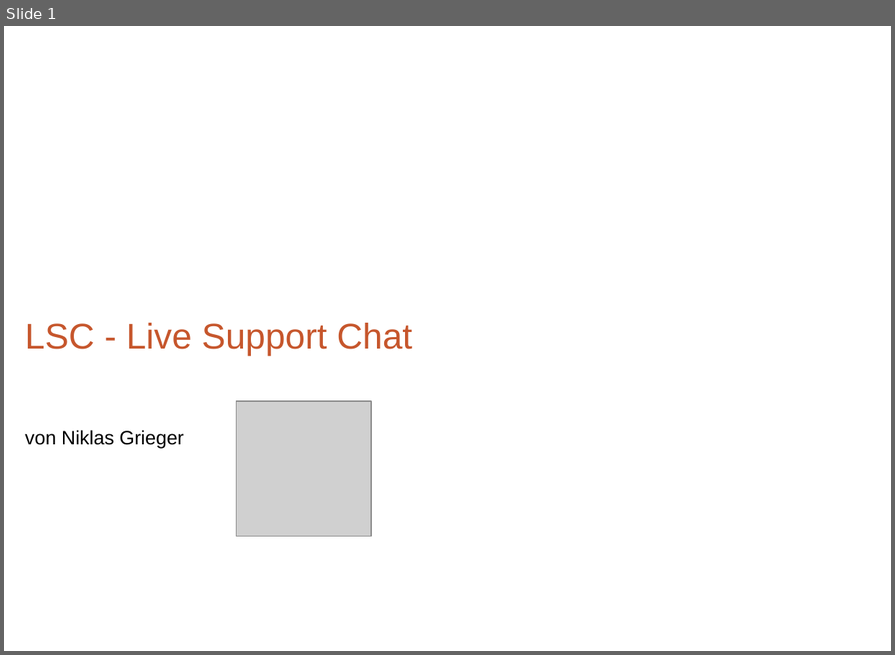
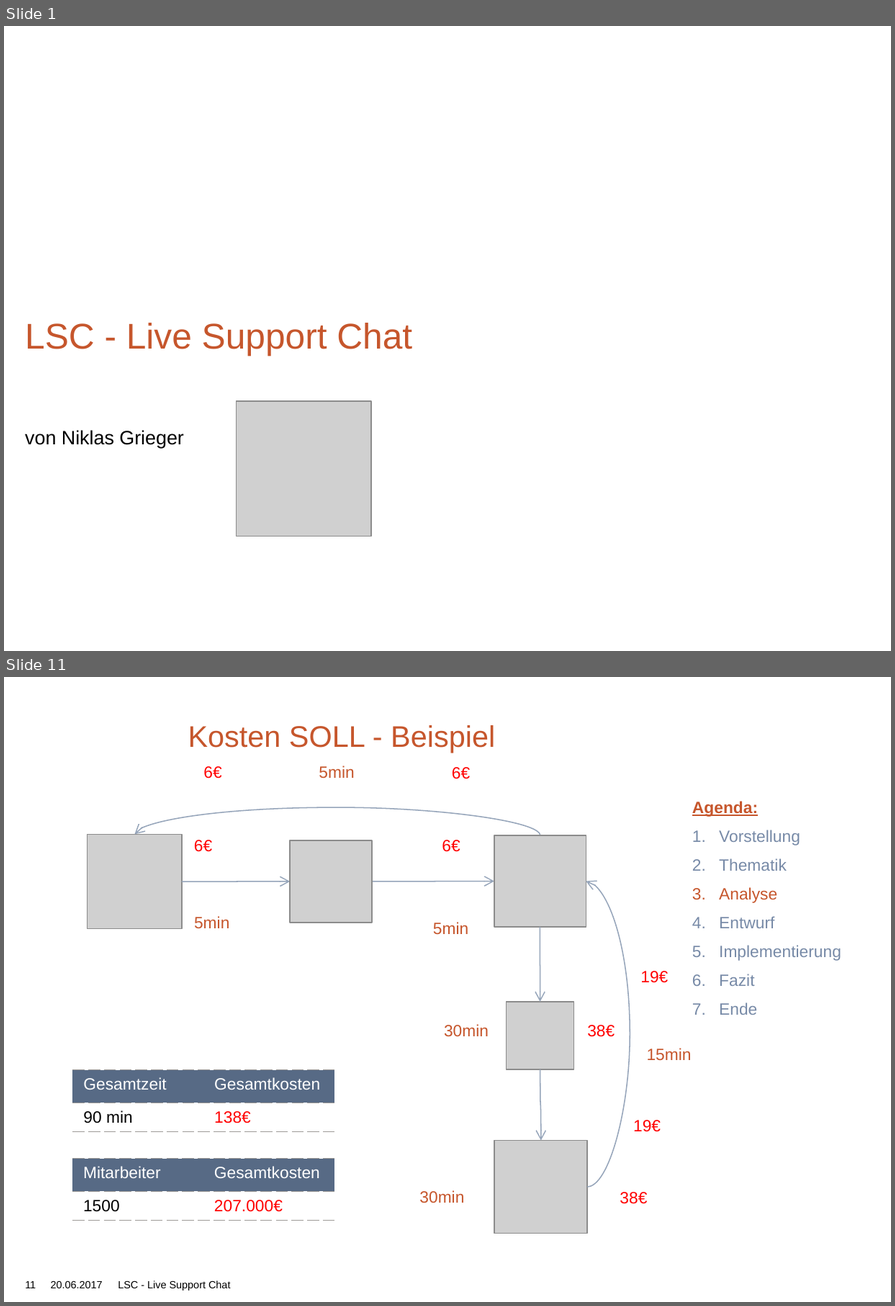
Before and after one commit to devonik/ChatModule, a slide deck: Präsentation_v1Minimum.pptx. Shown one above the other, each under a label of ours: slide 1 before the commit, slides 1 and 11 after it; the slides between them are not shown. The pictures are 895x655 and 895x1306 pixels, drawn with LibreOffice and Linux fonts; fonts in the diff are those of the drawing; grey boxes stand for pictures; background and template pictures are left out. Boxes give left, top, right and bottom in pixels: in the first picture for what was removed or moved away, otherwise in the second. Text is boxed around its words. In the diff, an @@ line names an element or a change of style, - is before the commit and + after.

```diff
--- a/Präsentation_v1Minimum.pptx
+++ b/Präsentation_v1Minimum.pptx
@@ slide 11 added at (4,677,891,1302), background #FFFFFF @@
@@ title added at (188,725,495,753), 20 pt, text #C6562C @@
+Kosten SOLL - Beispiel
@@ text added at (203,766,221,779), 11 pt, text #FF0000 @@
+6€
@@ text added at (319,766,354,779), 11 pt, text #C6562C @@
+5min
@@ text added at (452,767,470,779), 11 pt, text #FF0000 @@
+6€
@@ text added at (692,801,841,1015), 11 pt, text #778AA7 @@
+Agenda:
+1. Vorstellung
+2. Thematik
+3. Analyse
+4. Entwurf
+5. Implementierung
+6. Fazit
+7. Ende
@@ curved arrow added from (540, 835) to (135, 835), #96A5BA 0.75 pt @@
@@ picture added at (88,835,182,929) @@
@@ text added at (194,840,212,852), 11 pt, text #FF0000 @@
+6€
@@ picture added at (291,841,372,923) @@
@@ text added at (442,840,460,852), 11 pt, text #FF0000 @@
+6€
@@ picture added at (494,835,585,927) @@
@@ curved arrow added from (182, 882) to (291, 882), #96A5BA 0.75 pt @@
@@ curved arrow added from (372, 882) to (494, 881), #96A5BA 0.75 pt @@
@@ curved arrow added from (587, 1187) to (586, 881), #96A5BA 0.75 pt @@
@@ text added at (194,916,229,929), 11 pt, text #C6562C @@
+5min
@@ text added at (433,922,468,934), 11 pt, text #C6562C @@
+5min
@@ curved arrow added from (540, 927) to (540, 1002), #96A5BA 0.75 pt @@
@@ text added at (640,971,668,983), 11 pt, text #FF0000 @@
+19€
@@ picture added at (506,1002,574,1069) @@
@@ text added at (444,1024,489,1037), 11 pt, text #C6562C @@
+30min
@@ text added at (587,1025,615,1037), 11 pt, text #FF0000 @@
+38€
@@ text added at (647,1048,692,1061), 11 pt, text #C6562C @@
+15min
@@ table added at (72,1069,334,1133), 2 rows, 2 columns @@
+Gesamtzeit | Gesamtkosten
+90 min | 138€
@@ curved arrow added from (540, 1069) to (541, 1141), #96A5BA 0.75 pt @@
@@ text added at (633,1120,661,1132), 11 pt, text #FF0000 @@
+19€
@@ picture added at (494,1141,587,1234) @@
@@ table added at (72,1159,334,1222), 2 rows, 2 columns @@
+Mitarbeiter | Gesamtkosten
+1500 | 207.000€
@@ text added at (419,1190,464,1203), 11 pt, text #C6562C @@
+30min
@@ text added at (620,1192,647,1204), 11 pt, text #FF0000 @@
+38€
@@ page number added at (25,1281,36,1288), 7 pt, text #000000 @@
+11
@@ text added at (51,1281,103,1288), 7 pt, text #000000 @@
+20.06.2017
@@ text added at (118,1280,230,1290), 7 pt, text #000000 @@
+LSC - Live Support Chat
```
Also in this commit, not shown: 14 slides changed, 7 other slides added.
